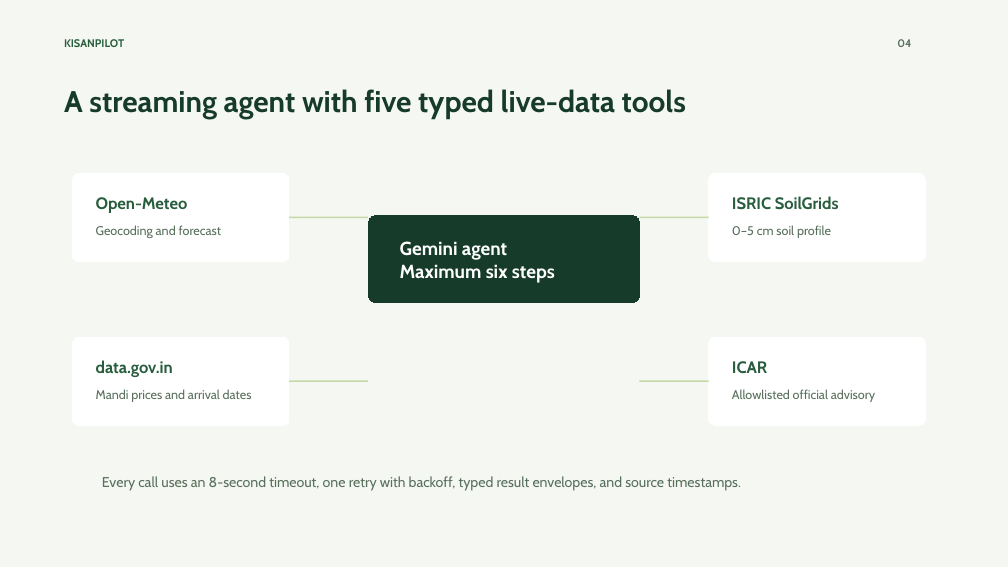
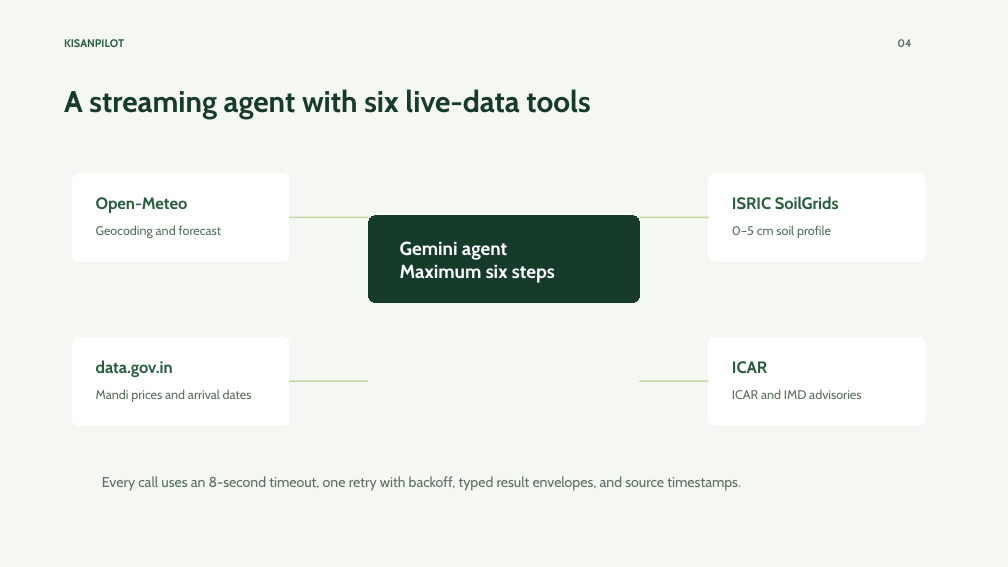
Before and after one commit to itsdeepak59/KisanPilot, a slide deck: slide 4 of docs/output/kisanpilot-forge-pitch.pptx. Drawn at 1008x567 pixels with LibreOffice and Linux fonts; fonts in the diff are those of the drawing. Boxes give left, top, right and bottom in pixels: in the first picture for what was removed or moved away, otherwise in the second. Text is boxed around its words. In the diff, an @@ line names an element or a change of style, - is before the commit and + after.

```diff
--- a/docs/output/kisanpilot-forge-pitch.pptx
+++ b/docs/output/kisanpilot-forge-pitch.pptx
@@ text at bbox=[64, 89, 590, 119]: text changed @@
-A streaming agent with five typed live-data tools
+A streaming agent with six live-data tools
@@ text at bbox=[732, 389, 861, 399]: text changed @@
-Allowlisted official advisory
+ICAR and IMD advisories
```
Also in this commit, not shown: 1 other slide changed, 5 other files.
